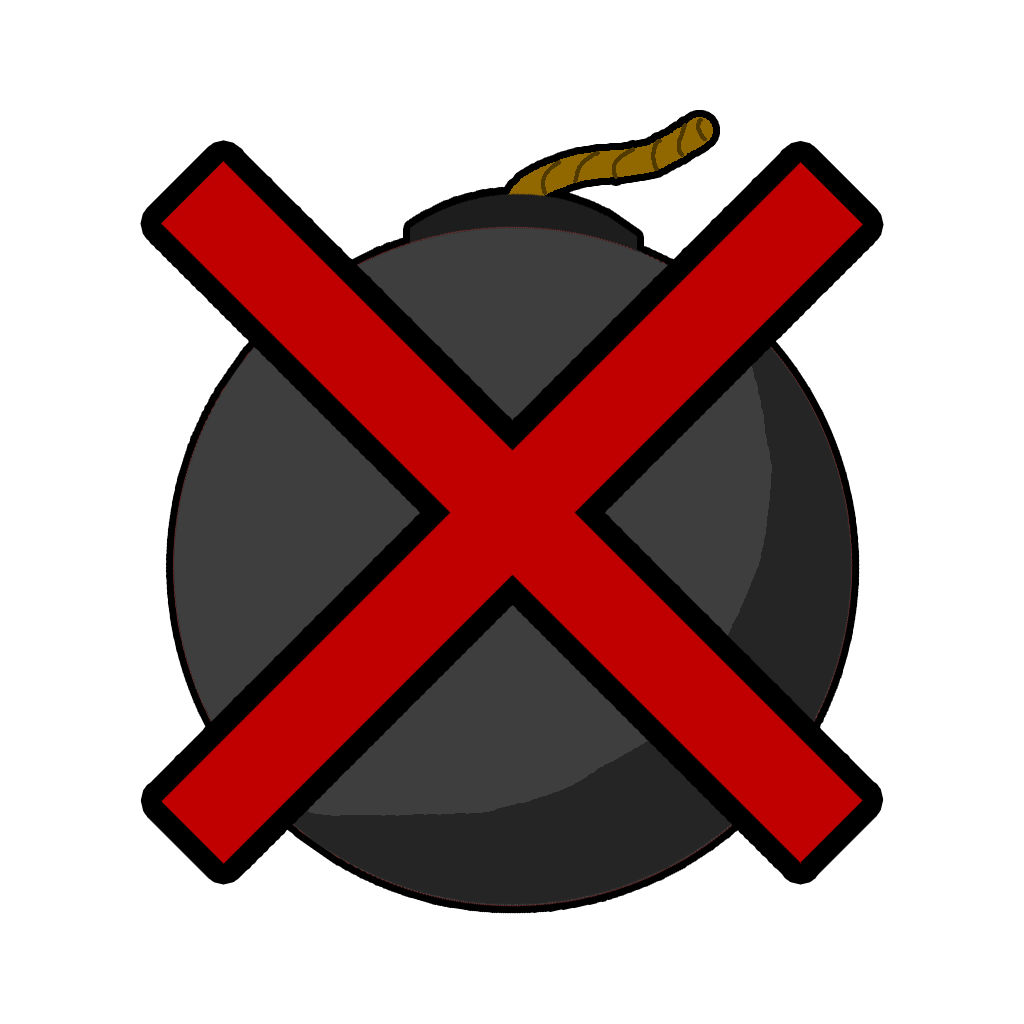
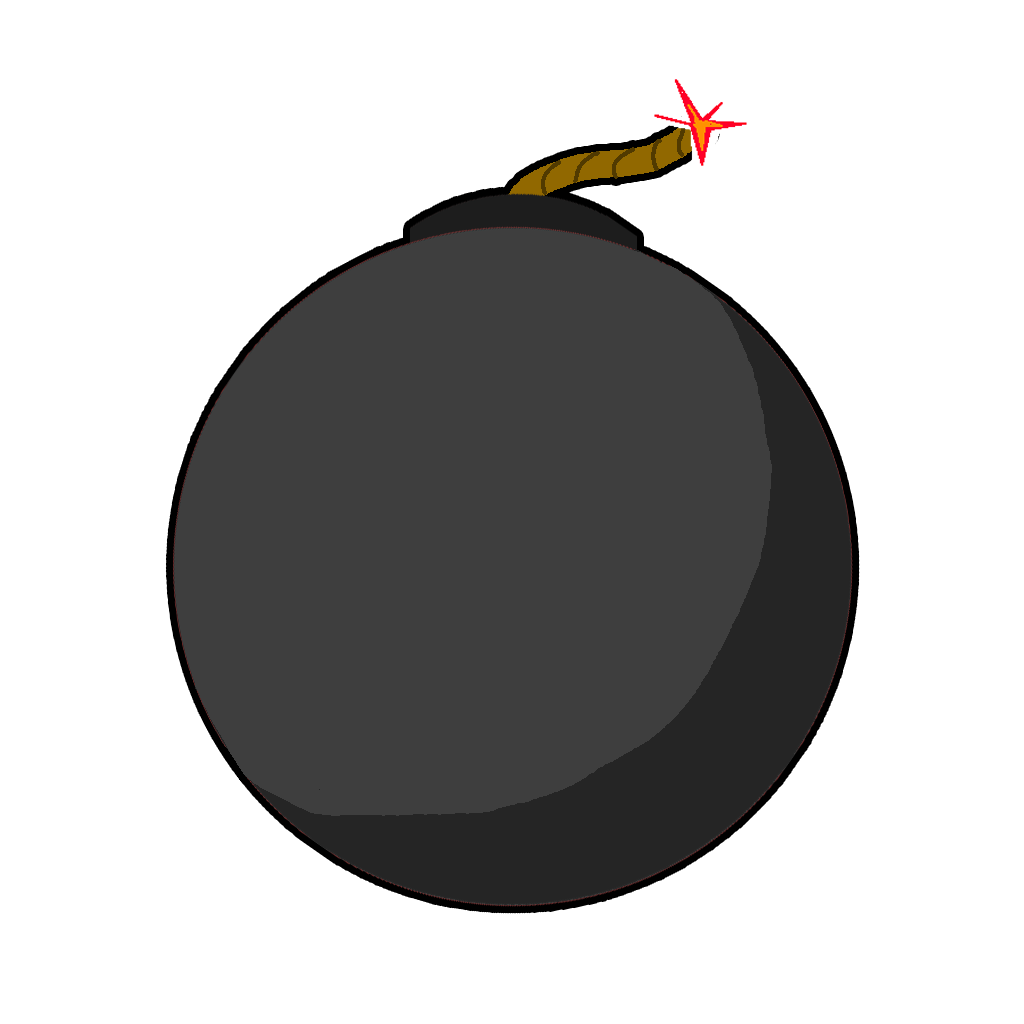
Revision of a layered (1024, 1024) image; what changed, layer by layer:
added layer "Layer 5" above "Layer 4" over (654, 79, 751, 186)
hid "Layer 4" over (161, 161, 863, 864)
